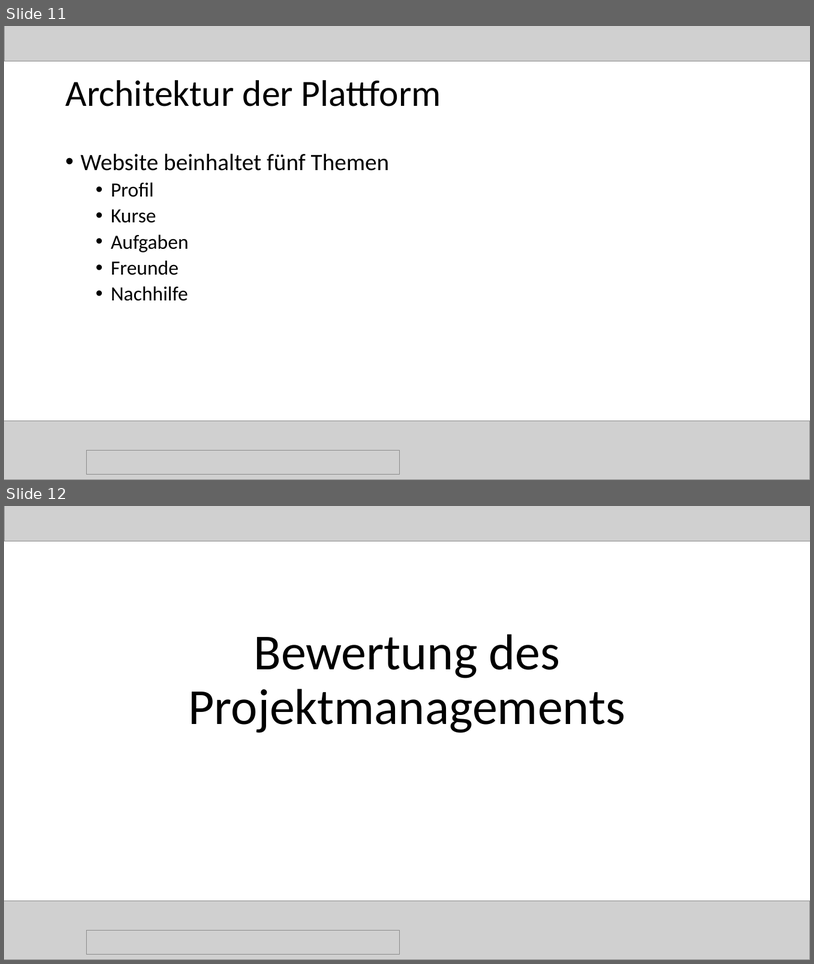
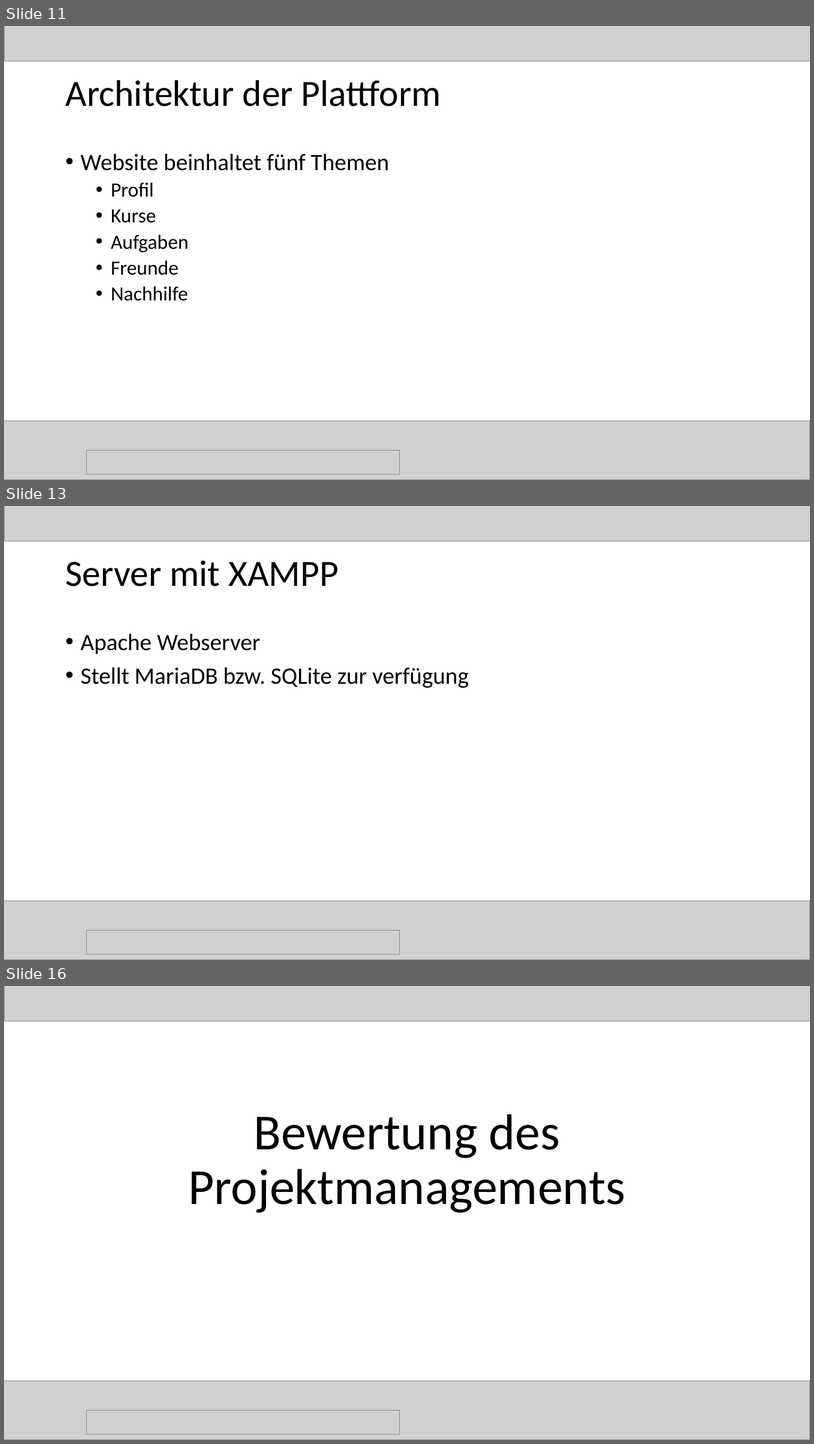
Before and after one commit to magharmi/StudentenFuerStudenten, a slide deck: Power Point/final.pptx. Shown one above the other, each under a label of ours: slides 11 and 12 before the commit, slides 11, 13 and 16 after it; the slides between them are not shown. The pictures are 814x964 and 814x1444 pixels, drawn with LibreOffice and Linux fonts; fonts in the diff are those of the drawing; grey boxes stand for pictures. Boxes give left, top, right and bottom in pixels: in the first picture for what was removed or moved away, otherwise in the second. Text is boxed around its words. In the diff, an @@ line names an element or a change of style, - is before the commit and + after.

```diff
--- a/Power Point/final.pptx
+++ b/Power Point/final.pptx
@@ slide 13 added at box(4, 506, 810, 960), background #FFFFFF @@
@@ picture added at box(4, 506, 810, 541) @@
@@ title added at box(65, 560, 339, 586), 44 pt, text #000000 @@
+Server mit XAMPP
@@ text added at box(81, 633, 469, 688), 28 pt, text #000000 @@
+• Apache Webserver
+• Stellt MariaDB bzw. SQLite zur verfügung
@@ picture added at box(4, 900, 810, 960) @@
@@ picture added at box(86, 930, 399, 954) @@
@@ what was slide 12 is now slide 16 @@
```
Also in this commit, not shown: 1 slide changed, 5 other slides added, 1 slide removed, 3 other files.
